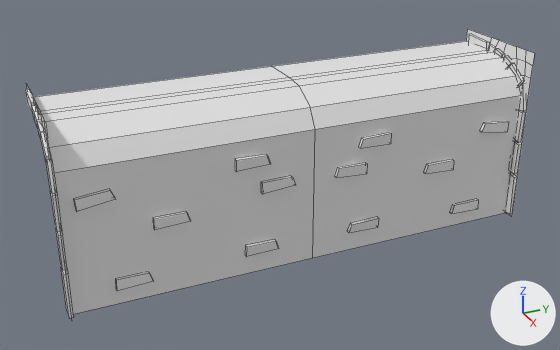
An edit to the FBX model Assets/3dAssets/Enviroment/bridgeLpieceOpening_module.fbx, drawn before and after from the same camera.
One viewpoint serves both versions: a 50 mm lens placed at (-8.33, -17.54, 7.19), pointed at (-19.98, -12.3, 1.37). The lights are fixed; the arrows at lower right show +X, +Y and +Z. Mesh edges are drawn as thin lines.
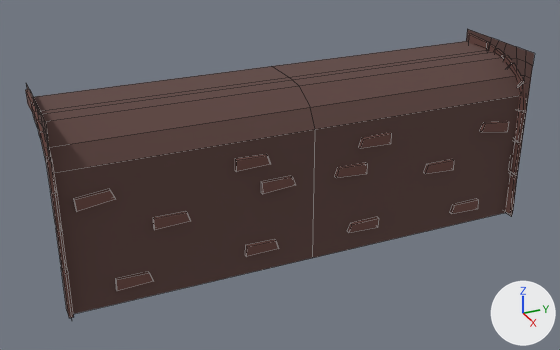
What differs and where, as boxes (x1, y1, x2, y2) in the pictures (560 x 350 px):
part 1 of me_plane_006, recoloured: (26, 84, 72, 319) in both
part 2 of me_plane_006, recoloured (white to brown): (466, 29, 535, 217) in both
part 3 of me_plane_006, recoloured (white to brown): (34, 66, 315, 314) in both
part 4 of me_plane_006, recoloured (white to brown): (273, 41, 520, 258) in both
part 5 of me_plane_006, recoloured (white to brown): (25, 34, 525, 318) in both

What changed in the scene script:
```text
Add mat_brick:
    mat_brick = principled_material('Brick')
    mat_brick.base_color = (0.157, 0.0714, 0.0599)  # brown #6e4c45
    mat_brick.roughness = 1.0
Add mat_wall:
    mat_wall = principled_material('Wall')
    mat_wall.base_color = (0.115, 0.061, 0.0537)  # brown #5f4642
    mat_wall.roughness = 1.0
Change me_plane_006:
    where me_plane_006.from_pydata(...)  # 279 vertices, 210 faces; spans x -1.0..1.0, y -4.37..4.37, z -0.01..3.34
    used by ob_plane_247; location = (-20.0, -12.0, 0.0)
    me_plane_006 part 1: 11 of the faces centred in x -0.62..0.9, y -4.33, z 1.64..3.24 switch from mat_material_001 (white #e7e7e7) to mat_wall (brown #5f4642)
    me_plane_006 part 2: 11 of the faces centred in x -0.62..0.9, y 4.33, z 1.64..3.24 switch from mat_material_001 (white #e7e7e7) to mat_wall (brown #5f4642)
    me_plane_006 part 3: 6 of the faces centred in x -0.63..0.81, y -2.17, z 1.24..3.09 switch from mat_material_001 (white #e7e7e7) to mat_wall (brown #5f4642)
    me_plane_006 part 4: 6 of the faces centred in x -0.63..0.81, y 2.17, z 1.24..3.09 switch from mat_material_001 (white #e7e7e7) to mat_wall (brown #5f4642)
    me_plane_006 part 5: 176 of the faces centred in x -0.88..0.97, y -4.37..4.37, z 0.05..3.24 switch from mat_material_001 (white #e7e7e7) to mat_brick (brown #6e4c45)
```
